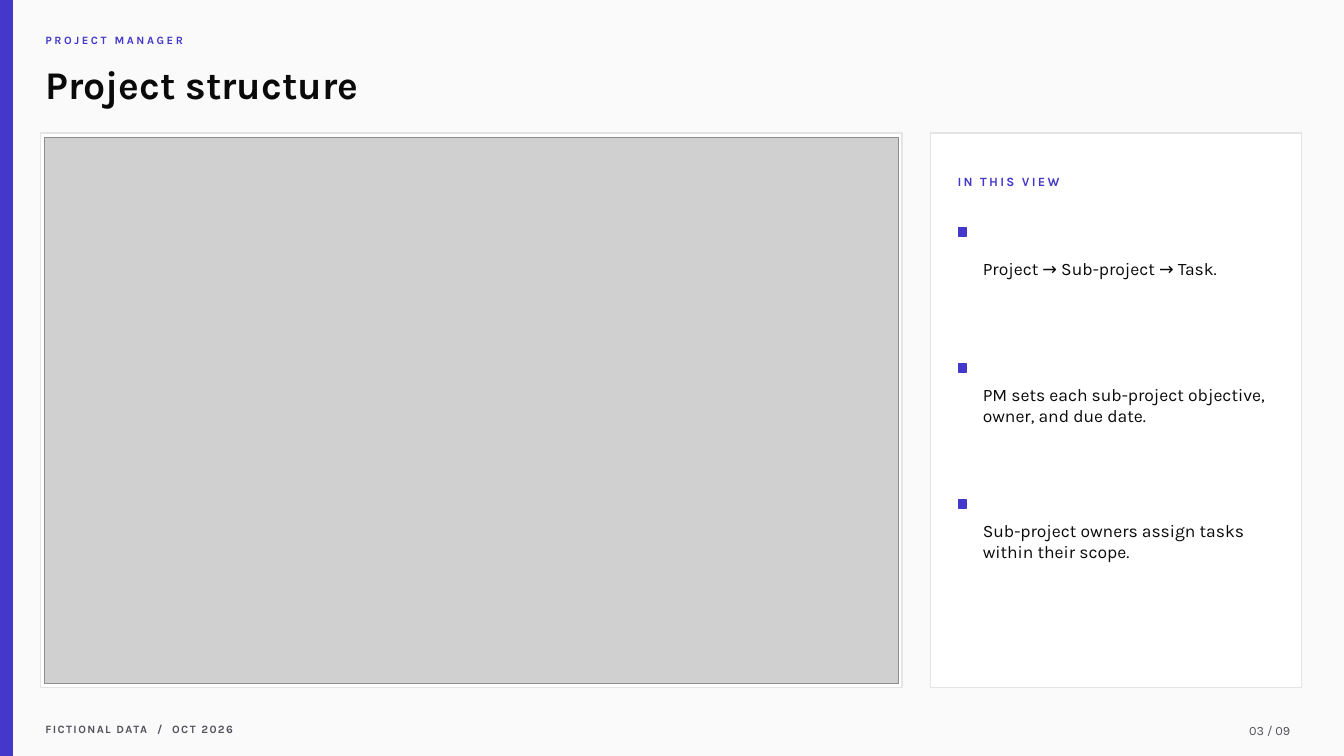
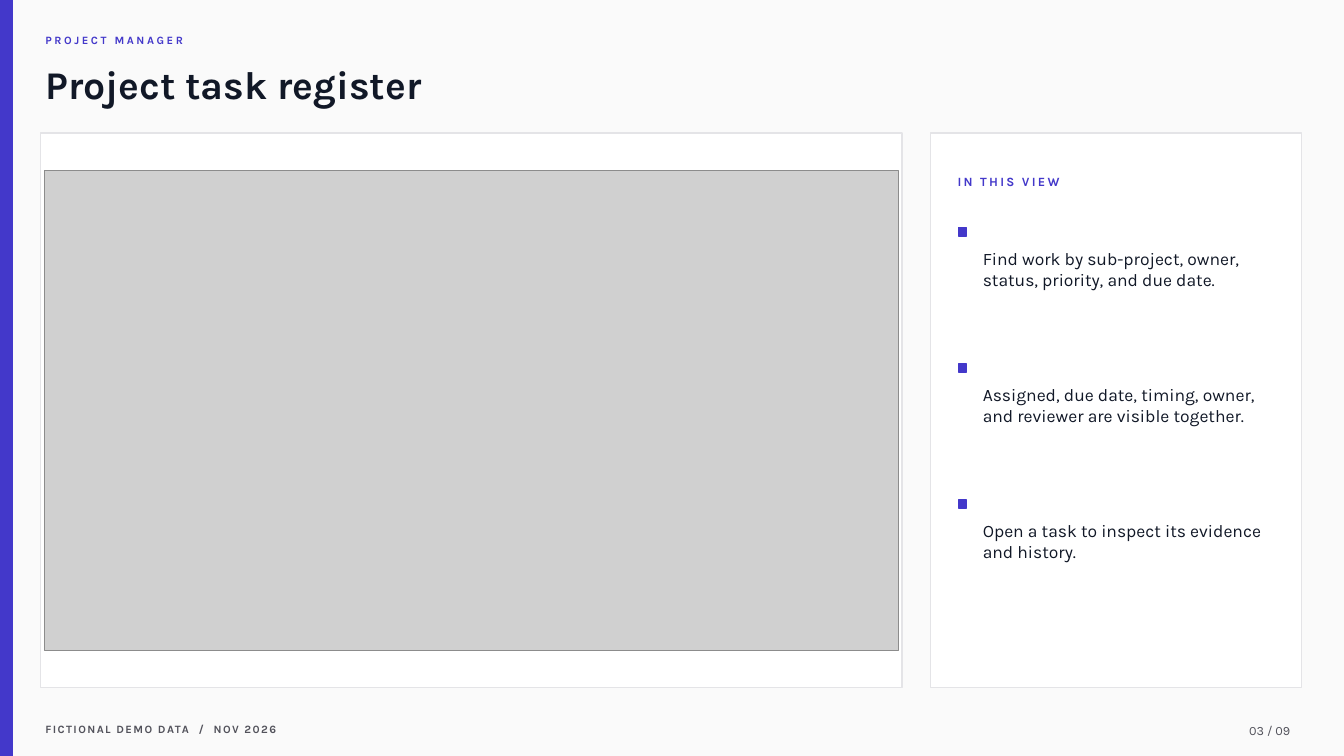
Before and after one commit to samarth-biztel/CVRDE, a slide deck: slide 3 of docs/CVRDE_Demo_Presentation.pptx. Drawn at 1344x756 pixels with LibreOffice and Linux fonts; fonts in the diff are those of the drawing; grey boxes stand for pictures. Boxes give left, top, right and bottom in pixels: in the first picture for what was removed or moved away, otherwise in the second. Text is boxed around its words. In the diff, an @@ line names an element or a change of style, - is before the commit and + after.

Commit message:
Refresh hosted demo presentation and walkthrough

```diff
--- a/docs/CVRDE_Demo_Presentation.pptx
+++ b/docs/CVRDE_Demo_Presentation.pptx
@@ text at (45, 71, 422, 109): text changed; text colour #0A0A0A to #111827 @@
-Project structure
+Project task register
@@ picture: place and size @@
-picture at (44, 137, 898, 684)
+picture at (44, 170, 898, 650)
@@ text at (983, 253, 1239, 291): text changed; text colour #0A0A0A to #111827 @@
-Project → Sub-project → Task.
+Find work by sub-project, owner, status, priority, and due date.
@@ text at (983, 389, 1255, 427): text changed; text colour #0A0A0A to #111827 @@
-PM sets each sub-project objective, owner, and due date.
+Assigned, due date, timing, owner, and reviewer are visible together.
@@ text at (983, 525, 1261, 563): text changed; text colour #0A0A0A to #111827 @@
-Sub-project owners assign tasks within their scope.
+Open a task to inspect its evidence and history.
@@ text at (45, 719, 580, 739): text changed @@
-FICTIONAL DATA / OCT 2026
+FICTIONAL DEMO DATA / NOV 2026
```
Also in this commit, not shown: 7 other slides changed, 1 slide added, 1 slide removed, 12 other files.
